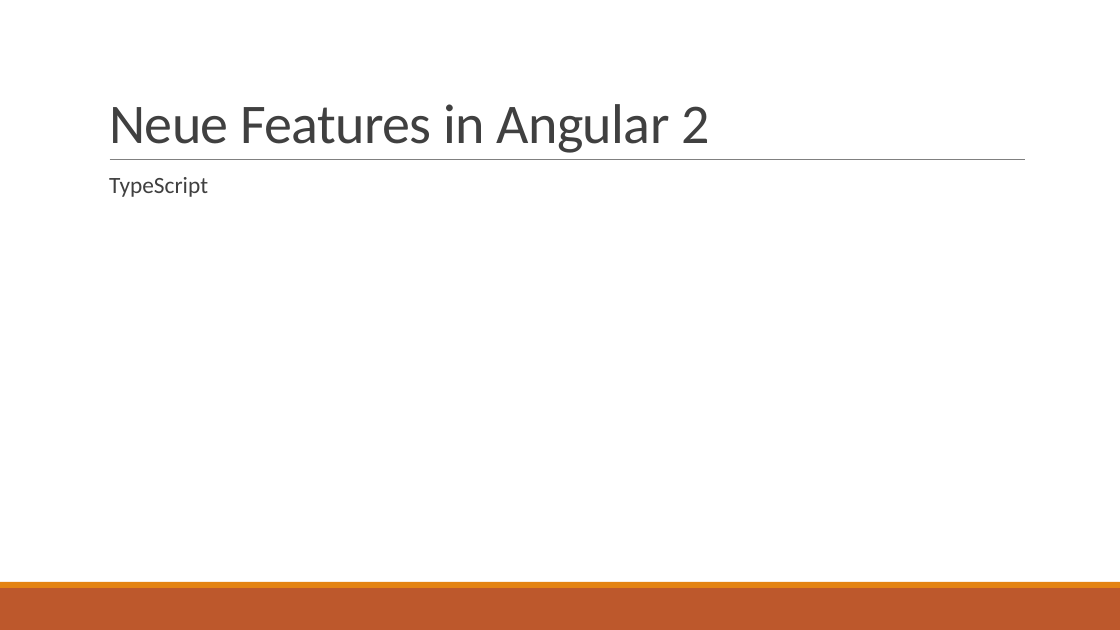
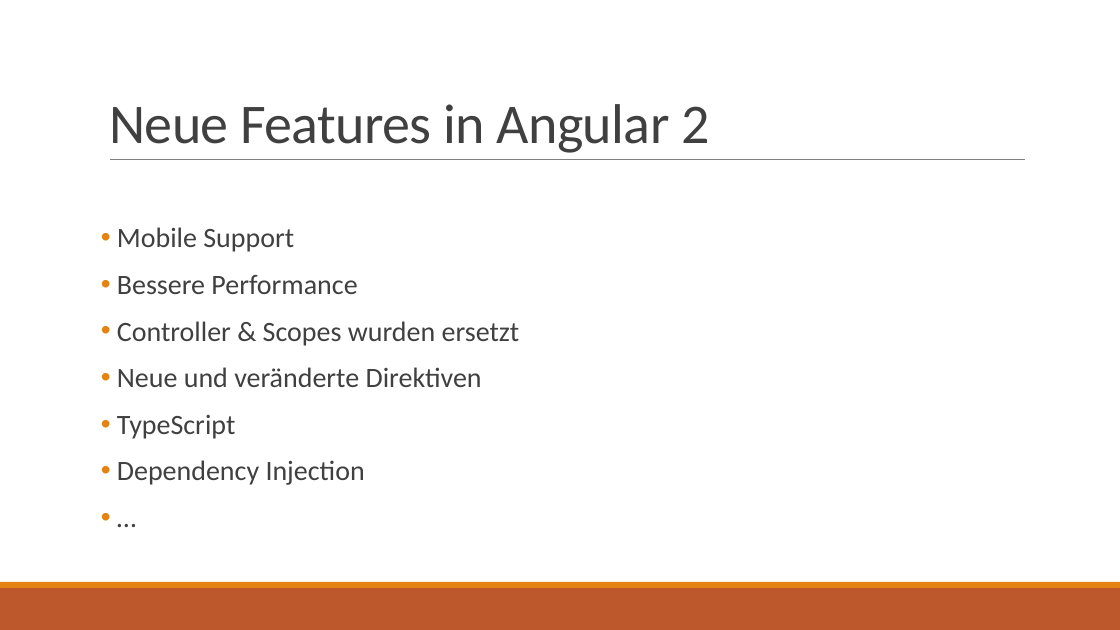
Before and after one commit to ptreyer/AngularJS, a slide deck: slide 20 of presentation/AngularJS.pptx (slide 10 before the commit). Drawn at 1120x630 pixels with LibreOffice and Linux fonts; fonts in the diff are those of the drawing. Boxes give left, top, right and bottom in pixels: in the first picture for what was removed or moved away, otherwise in the second. Text is boxed around its words. In the diff, an @@ line names an element or a change of style, - is before the commit and + after.

```diff
--- a/presentation/AngularJS.pptx
+++ b/presentation/AngularJS.pptx
@@ text at box(117, 227, 520, 387): paragraphs added @@
+• Mobile Support
+• Bessere Performance
+• Controller & Scopes wurden ersetzt
+• Neue und veränderte Direktiven
@@ text at box(117, 415, 235, 439): size 20 to 24 pt in "TypeScript"; bullet   to • @@
@@ text at box(117, 460, 365, 485): paragraphs added @@
+• Dependency Injection
+• …
```
Also in this commit, not shown: 5 other slides changed, 16 slides added, 4 slides removed, 1 other file.
